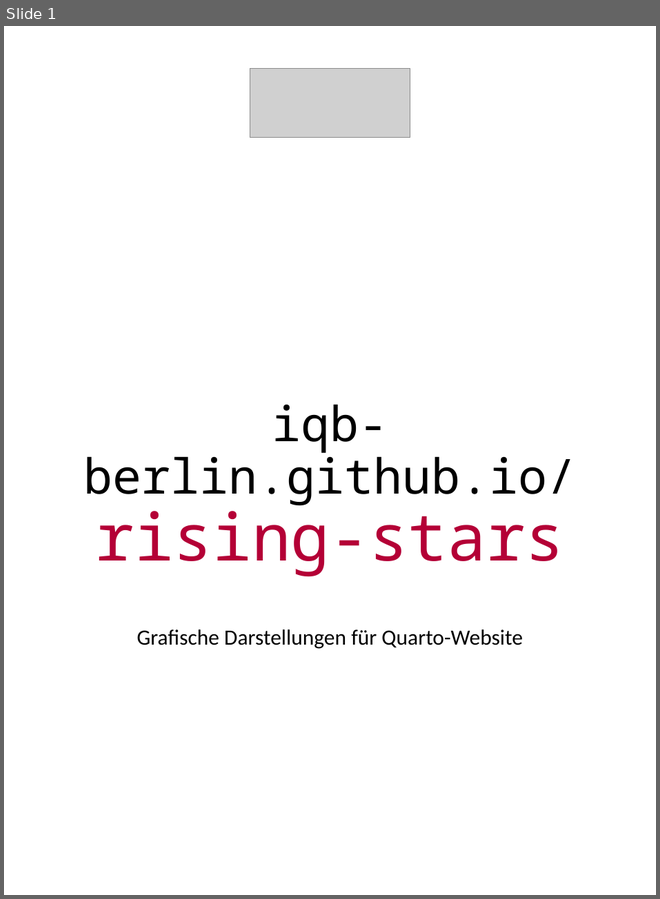
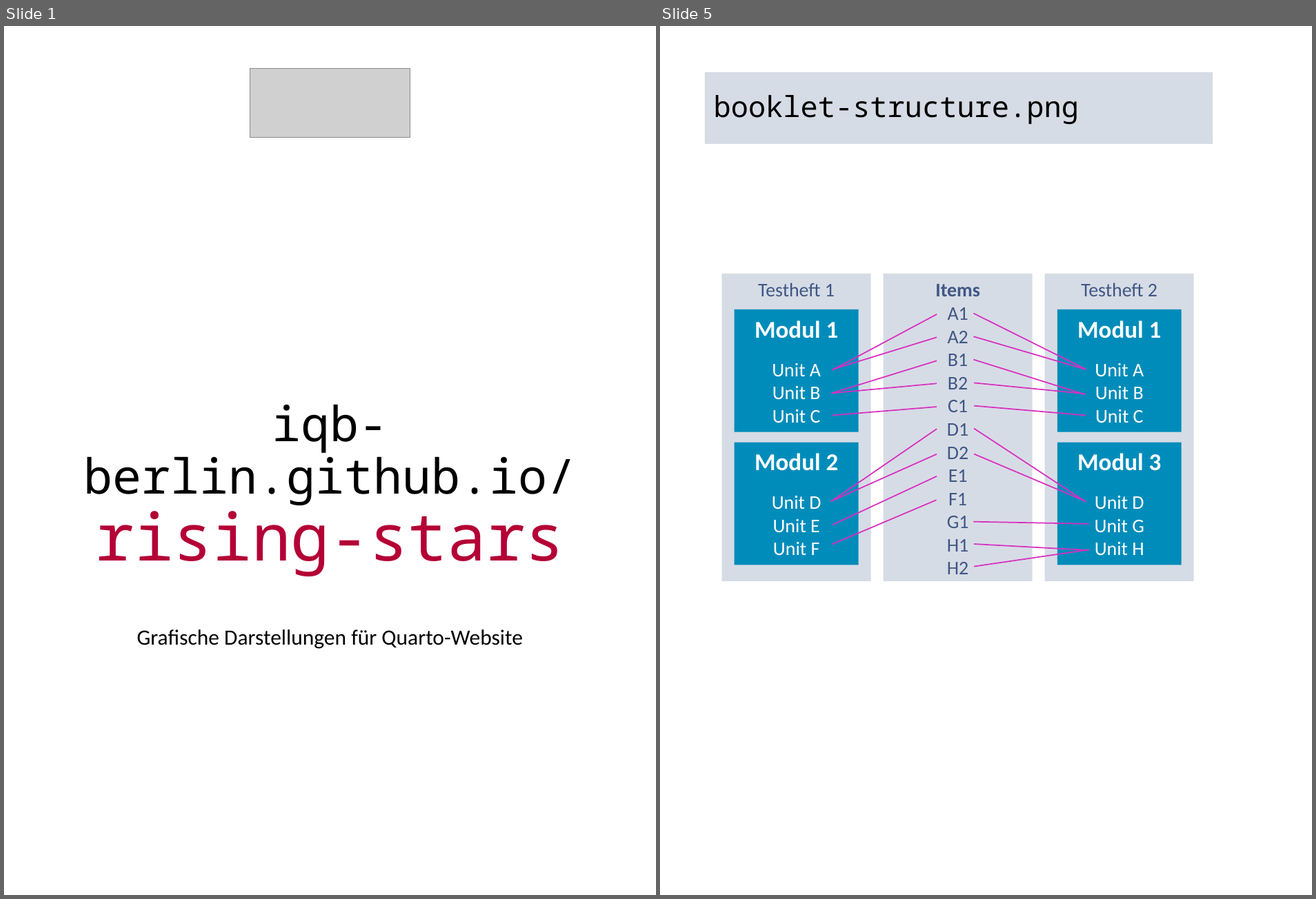
Before and after one commit to iqb-berlin/rising-stars, a slide deck: figures.pptx. Shown side by side, each under a label of ours: slide 1 before the commit, slides 1 and 5 after it; the slides between them are not shown. The pictures are 660x899 and 1316x899 pixels, drawn with LibreOffice and Linux fonts; fonts in the diff are those of the drawing; grey boxes stand for pictures. Boxes give left, top, right and bottom in pixels: in the first picture for what was removed or moved away, otherwise in the second. Text is boxed around its words. In the diff, an @@ line names an element or a change of style, - is before the commit and + after.

```diff
--- a/figures.pptx
+++ b/figures.pptx
@@ slide 5 added at box(660, 26, 1312, 895), background #FFFFFF @@
@@ title added at box(706, 72, 1213, 144), fill #D6DCE5, 24 pt, text #000000 @@
+booklet-structure.png
@@ rectangle added at box(721, 274, 870, 581), fill #D6DCE5, 16 pt, text #405786 @@
+Testheft 1
@@ rectangle added at box(884, 274, 1032, 581), fill #D6DCE5, 16 pt, text #405786 @@
+Items
+A1
+A2
+B1
+B2
+C1
+D1
+D2
+E1
+F1
+G1
+H1
+H2
@@ rectangle added at box(1045, 274, 1194, 581), fill #D6DCE5, 16 pt, text #405786 @@
+Testheft 2
@@ rectangle added at box(735, 310, 859, 432), fill #008CBA, 16 pt, text #FFFFFF @@
+Modul 1
+Unit A
+Unit B
+Unit C
@@ line added from (832, 370) to (937, 314), #D92FC1 1 pt @@
@@ line added from (1086, 370) to (974, 314), #D92FC1 1 pt @@
@@ rectangle added at box(1057, 310, 1182, 432), fill #008CBA, 16 pt, text #FFFFFF @@
+Modul 1
+Unit A
+Unit B
+Unit C
@@ line added from (832, 370) to (937, 337), #D92FC1 1 pt @@
@@ line added from (1086, 370) to (974, 336), #D92FC1 1 pt @@
@@ line added from (832, 394) to (937, 361), #D92FC1 1 pt @@
@@ line added from (1085, 394) to (974, 360), #D92FC1 1 pt @@
@@ line added from (831, 394) to (937, 383), #D92FC1 1 pt @@
@@ line added from (1085, 394) to (974, 383), #D92FC1 1 pt @@
@@ line added from (832, 415) to (937, 407), #D92FC1 1 pt @@
@@ line added from (1086, 415) to (974, 406), #D92FC1 1 pt @@
@@ line added from (831, 501) to (937, 430), #D92FC1 1 pt @@
@@ line added from (1085, 501) to (974, 428), #D92FC1 1 pt @@
@@ rectangle added at box(735, 443, 859, 565), fill #008CBA, 16 pt, text #FFFFFF @@
+Modul 2
+Unit D
+Unit E
+Unit F
@@ line added from (830, 501) to (937, 454), #D92FC1 1 pt @@
@@ line added from (1086, 501) to (974, 454), #D92FC1 1 pt @@
@@ rectangle added at box(1057, 443, 1182, 565), fill #008CBA, 16 pt, text #FFFFFF @@
+Modul 3
+Unit D
+Unit G
+Unit H
@@ line added from (832, 525) to (937, 477), #D92FC1 1 pt @@
@@ line added from (832, 545) to (937, 500), #D92FC1 1 pt @@
@@ line added from (1088, 524) to (974, 521), #D92FC1 1 pt @@
@@ line added from (1088, 550) to (974, 544), #D92FC1 1 pt @@
@@ line added from (1088, 550) to (974, 567), #D92FC1 1 pt @@
```
Also in this commit, not shown: 3 slides changed, 6 other files.
